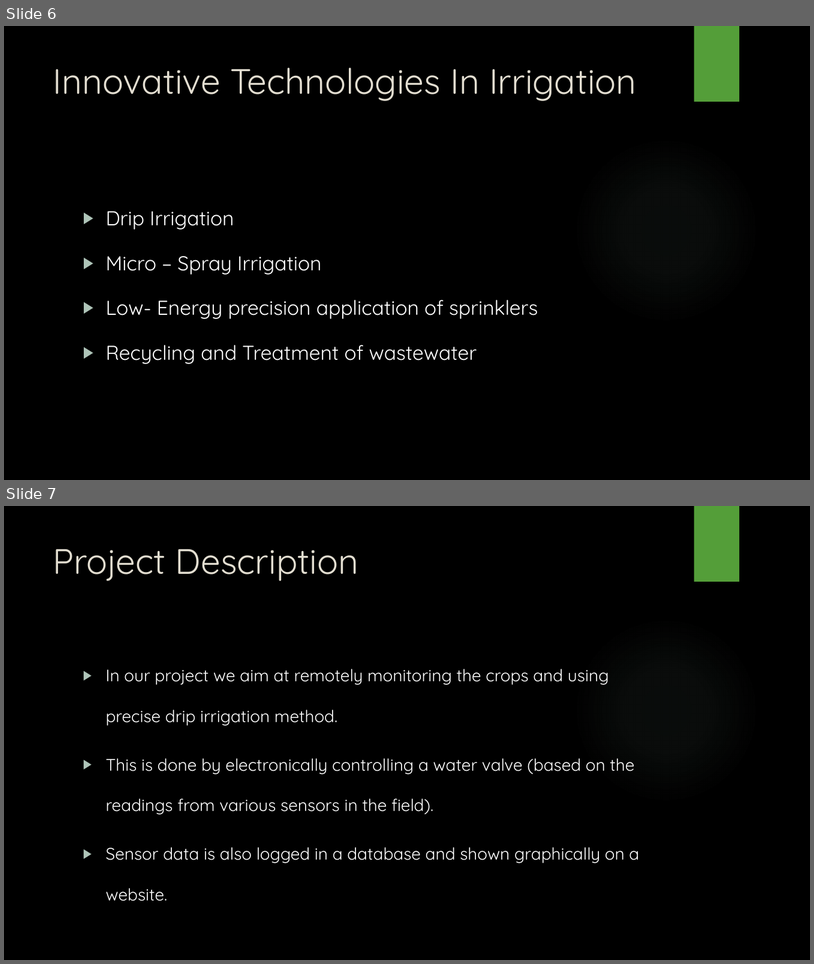
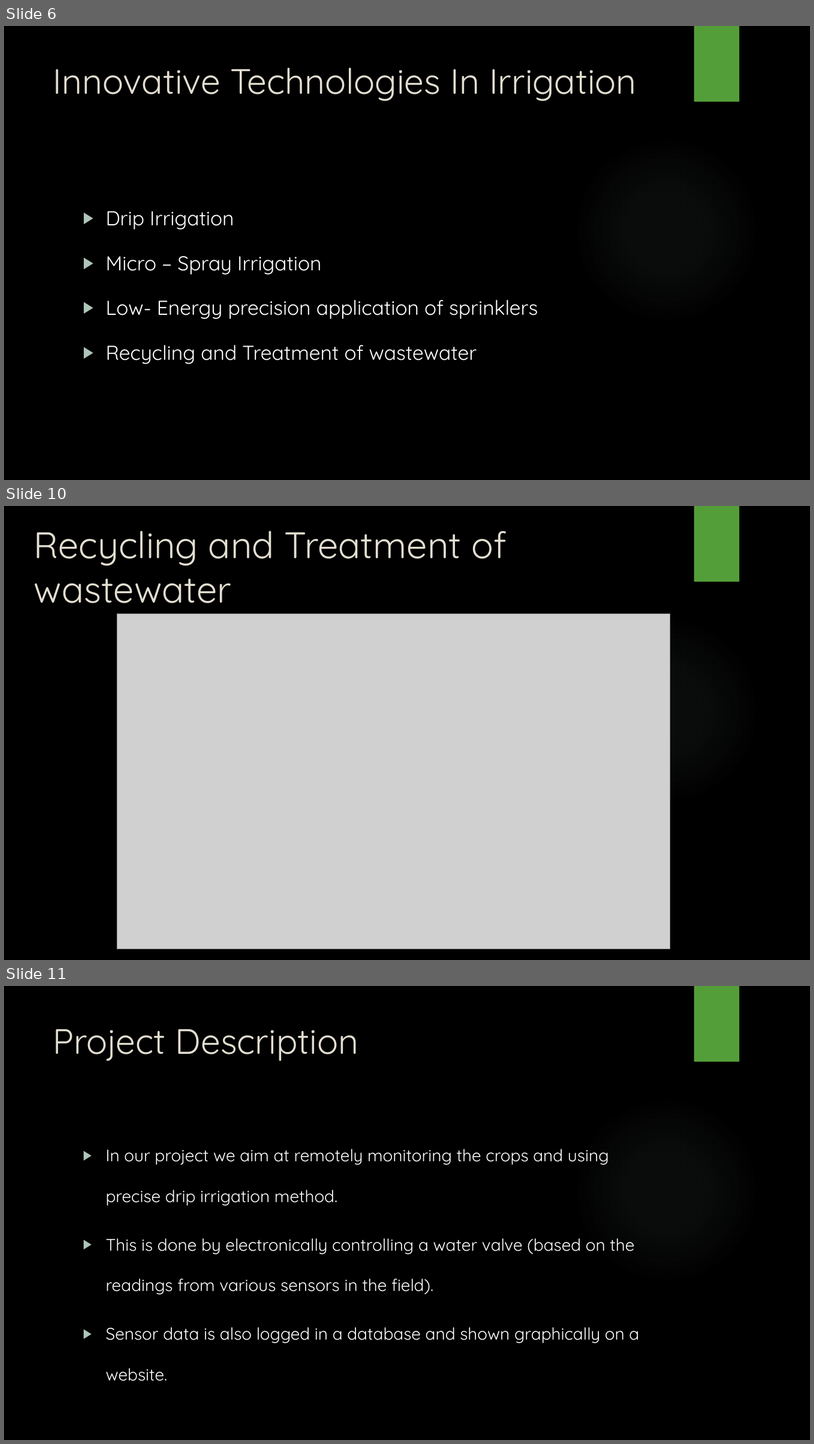
Before and after one commit to Haz-IQ/Precise-Agriculture, a slide deck: Final Presentation PA (1).pptx. Shown one above the other, each under a label of ours: slides 6 and 7 before the commit, slides 6, 10 and 11 after it; the slides between them are not shown. The pictures are 814x964 and 814x1444 pixels, drawn with LibreOffice and Linux fonts; fonts in the diff are those of the drawing; grey boxes stand for pictures; background and template pictures are left out. Boxes give left, top, right and bottom in pixels: in the first picture for what was removed or moved away, otherwise in the second. Text is boxed around its words. In the diff, an @@ line names an element or a change of style, - is before the commit and + after.

```diff
--- a/Final Presentation PA (1).pptx
+++ b/Final Presentation PA (1).pptx
@@ slide 10 added at <box>4,506,810,960</box>, background picture (left out); not listed: 2 template elements that a slide beside it also shows @@
@@ title added at <box>34,531,506,603</box>, 44 pt, text #E3DED1 @@
+Recycling and Treatment of wastewater
@@ picture added at <box>117,613,671,949</box> @@
@@ what was slide 7 is now slide 11 @@
```
Also in this commit, not shown: 1 slide changed, 3 other slides added.
